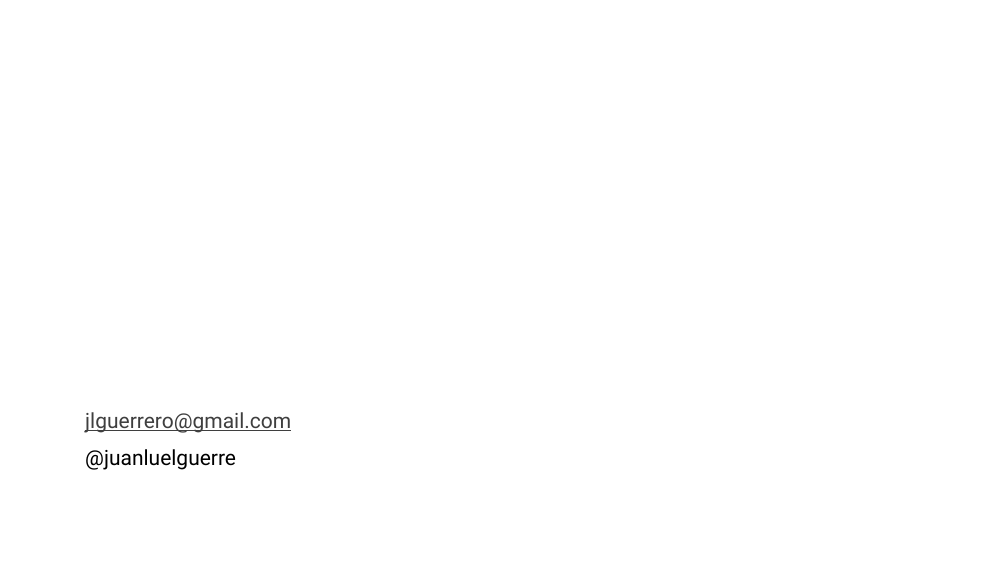
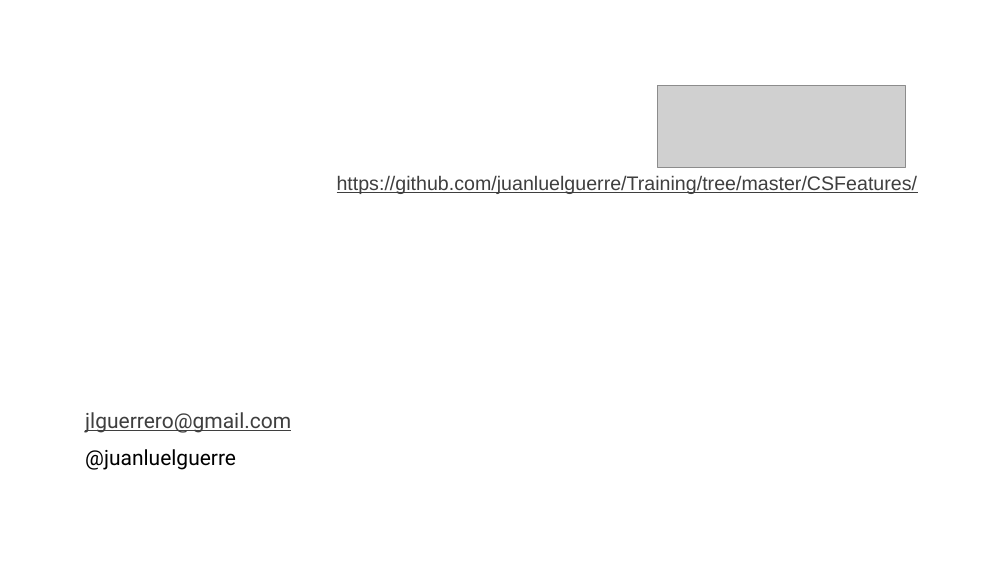
Before and after one commit to juanluelguerre/Training, a slide deck: slide 11 of CSFeatures/CS71.pptx. Drawn at 1008x567 pixels with LibreOffice and Linux fonts; fonts in the diff are those of the drawing; grey boxes stand for pictures. Boxes give left, top, right and bottom in pixels: in the first picture for what was removed or moved away, otherwise in the second. Text is boxed around its words. In the diff, an @@ line names an element or a change of style, - is before the commit and + after.

```diff
--- a/CSFeatures/CS71.pptx
+++ b/CSFeatures/CS71.pptx
@@ picture added at [658,86,905,168] @@
@@ text added at [337,175,918,194], 14 pt, text #3F3F3F, underline @@
+https://github.com/juanluelguerre/Training/tree/master/CSFeatures/
```
Also in this commit, not shown: 12 other files.
